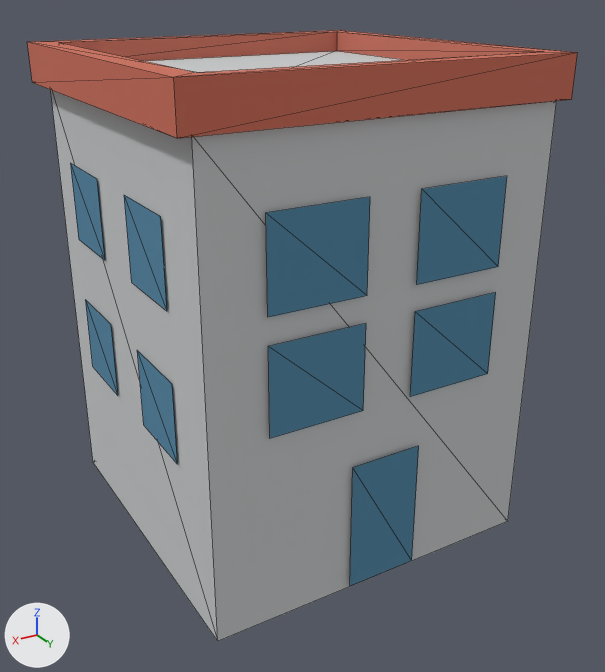
A saved change to the glTF model models/building_small_red.glb.
Both versions are drawn from a 50 mm lens placed at (12.6, 21.9, 16.8), pointed at (0.1, 1.1, 6.4). Arrows for +X, +Y and +Z are at lower left; the lights stay in place. Mesh edges are drawn as thin lines. Vertices at the same position are counted once.

Objects in the first picture: 'building_small_orange'.
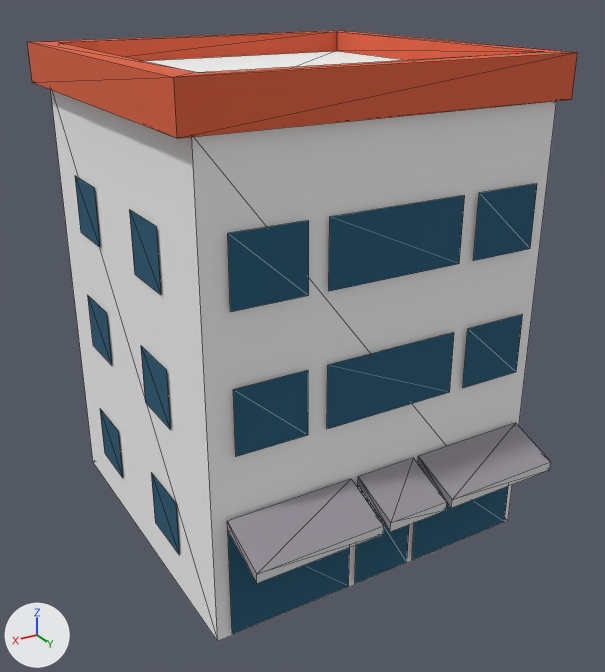
Changed parts and their boxes (x1, y1, x2, y2) in the pictures (605 x 672 px):
part 1 of me_cube_015, built on
    before: (350, 446, 419, 586)
    after: (100, 195, 551, 634)
part 2 of me_cube_015, surface changed
    both: (27, 30, 578, 641)

The change, as a diff of the scene's bpy script:
```diff
--- a/models/building_small_red.glb.py
+++ b/models/building_small_red.glb.py
@@ me_cube_015 @@
 # used by ob_building_small_orange; location = (0.0, 0.0, 0.0)
-me_cube_015.from_pydata(...)  # 92 vertices, 76 faces; spans x -5.69..5.79, y -5.8..5.6, z 0.0..14.91
+me_cube_015.from_pydata(...)  # 150 vertices, 126 faces; spans x -5.69..5.79, y -5.8..7.06, z 0.0..14.91
+# me_cube_015 part 1
+# 2 vertices are removed from x -1.21..1.1, y 5.5, z 4.25
+# 2 faces are deleted
+# 4 vertices in x -1.06..3.23, y -5.42, z 5.42..8.93 move by (-0.29, 0.0, 0.27)
+# 4 vertices in x -3.21..1.08, y -5.42, z 5.42..8.93 move by (0.29, 0.0, 0.27)
+# 58 vertices move from x -5.42..5.43, y -5.42..5.5, z 0.14..11.83 to x -5.42..5.43, y -5.42..5.5, z 0.17..11.49
+# 34 vertices are added at x -5.42..5.43, y -5.42..5.5, z 0.17..11.49
+# 8 new vertices lie (0.0, 1.85, 0.0) away from vertices in x -5.42..5.43, y -3.49..1.23, z 1.4..3.18
+# 6 new vertices lie (0.0, 1.56, -0.59) away from vertices in x -5.06..4.98, y 5.5, z 3.61
+# 6 new vertices lie (0.0, 0.0, 0.29) away from vertices in x -5.06..4.98, y 5.5, z 3.61
+# 6 new vertices lie (0.0, 1.56, -0.6) away from vertices in x -5.06..4.98, y 5.5, z 3.9
+# 52 new faces join them
+# me_cube_015 part 2: 74 kept faces spanning x -5.69..5.79, y -5.8..5.6, z 0.0..14.91 get new texture (UV) coordinates
 me_cube_015.materials.append(mat_material_001)
```
